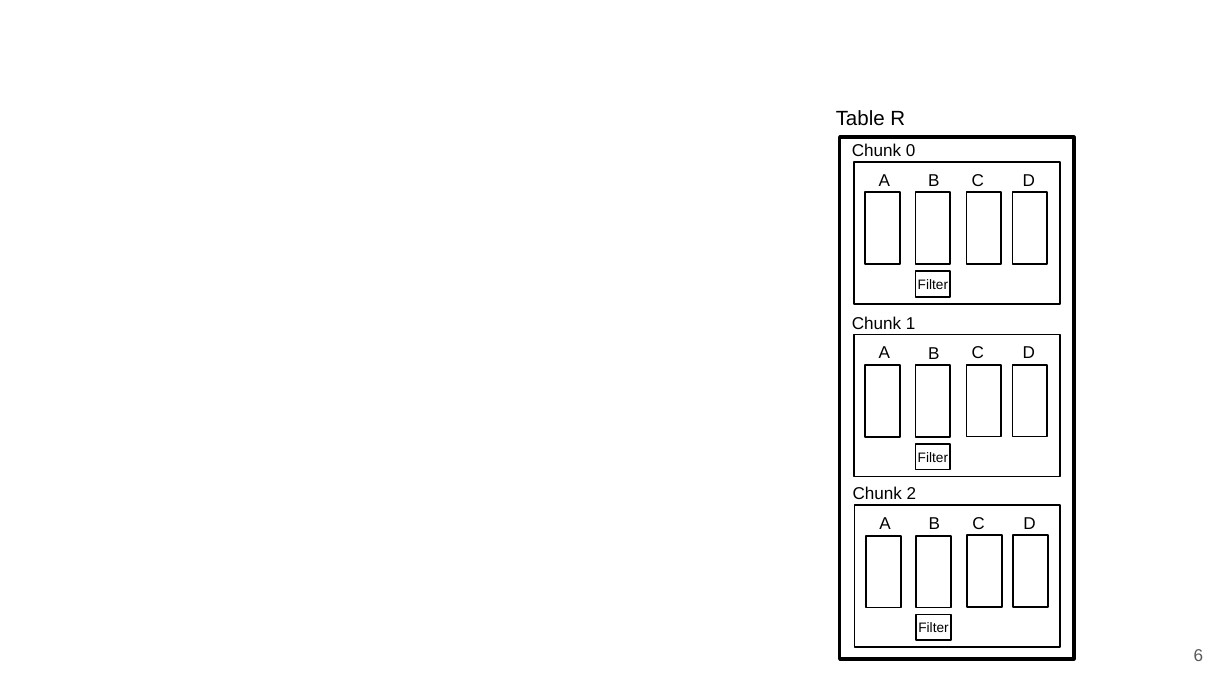
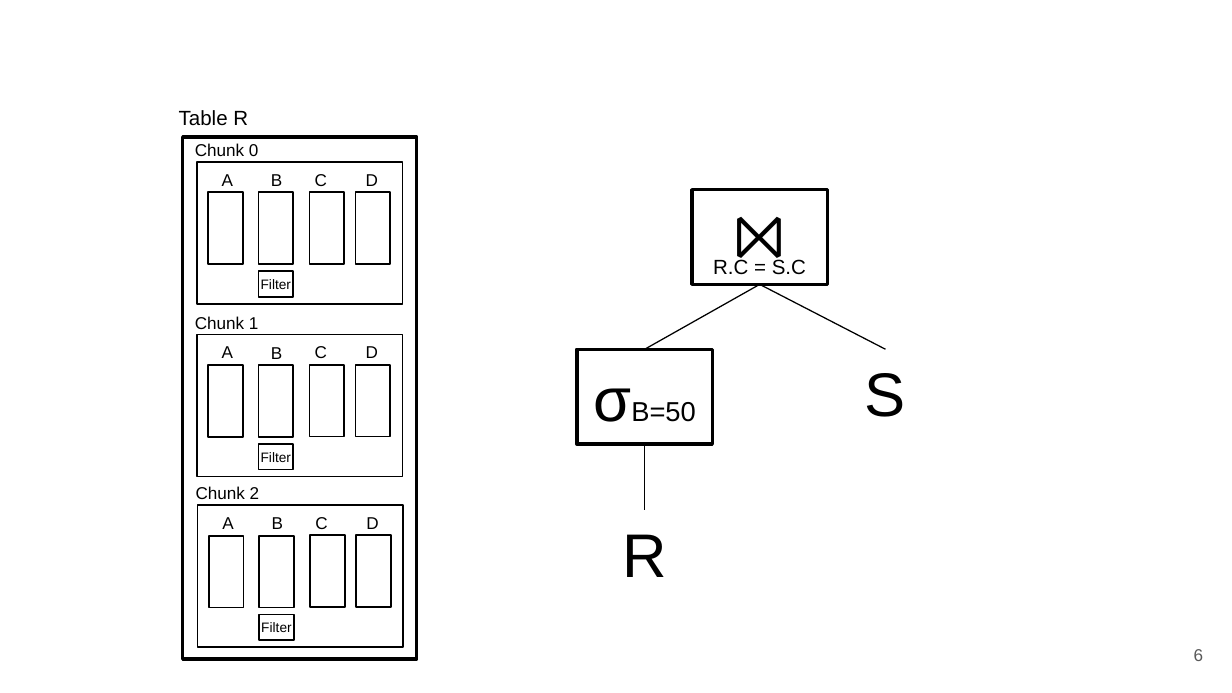
Before and after one commit to ArneMayer/MasterarbeitJupyter, a slide deck: slide 6 of presentation.pptx. Drawn at 1232x693 pixels with LibreOffice and Linux fonts; fonts in the diff are those of the drawing. Boxes give left, top, right and bottom in pixels: in the first picture for what was removed or moved away, otherwise in the second. Text is boxed around its words. In the diff, an @@ line names an element or a change of style, - is before the commit and + after.

```diff
--- a/presentation.pptx
+++ b/presentation.pptx
@@ rectangle added at (692,190,828,285), fill #FFFFFF, outline #000000 2 pt, 12 pt, text #000000 @@
+⨝
+R.C = S.C
@@ line added from (760, 285) to (644, 350), #000000 0.75 pt @@
@@ line added from (760, 285) to (886, 350), #000000 0.75 pt @@
@@ rectangle added at (577,350,712,445), fill #FFFFFF, outline #000000 2 pt, 16 pt, text #000000 @@
+σB=50
@@ 12 rectangles, 10 texts: place and size @@
-12 rectangles, 10 texts at (853,161,1060,607)
+12 rectangles, 10 texts at (196,161,403,607)
@@ 7 rectangles, 6 texts: place and size @@
-7 rectangles, 6 texts at (836,110,1074,659)
+7 rectangles, 6 texts at (179,110,416,659)
@@ text added at (865,373,906,417), 36 pt, text #000000 @@
+S
@@ line added from (644, 444) to (644, 510), #000000 0.75 pt @@
@@ text added at (622,534,666,577), 36 pt, text #000000 @@
+R
```
Also in this commit, not shown: 1 other slide changed.
